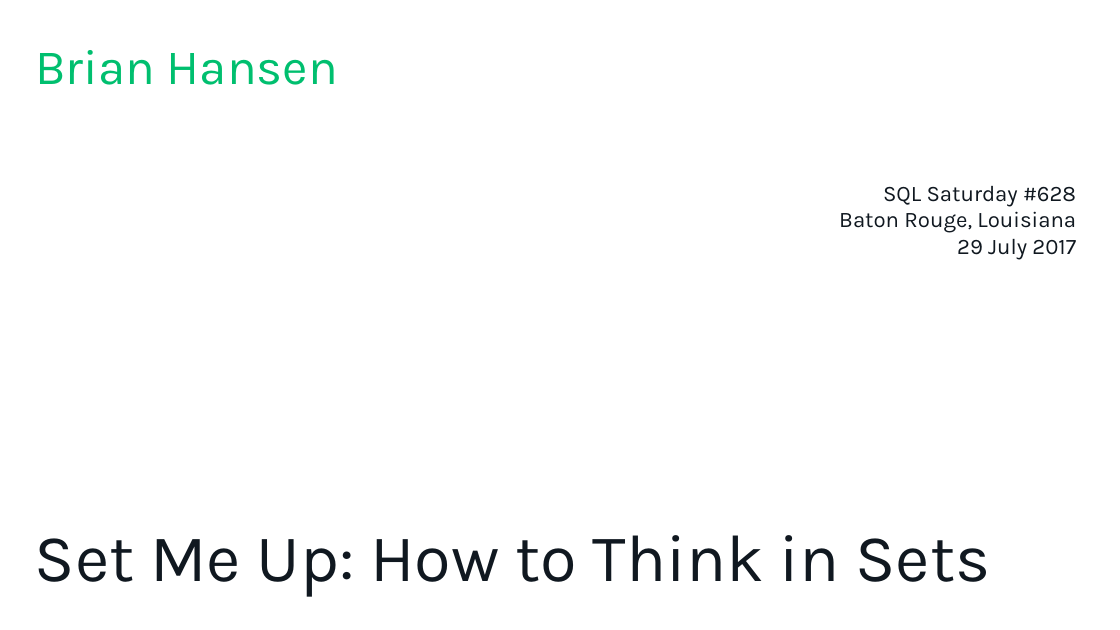
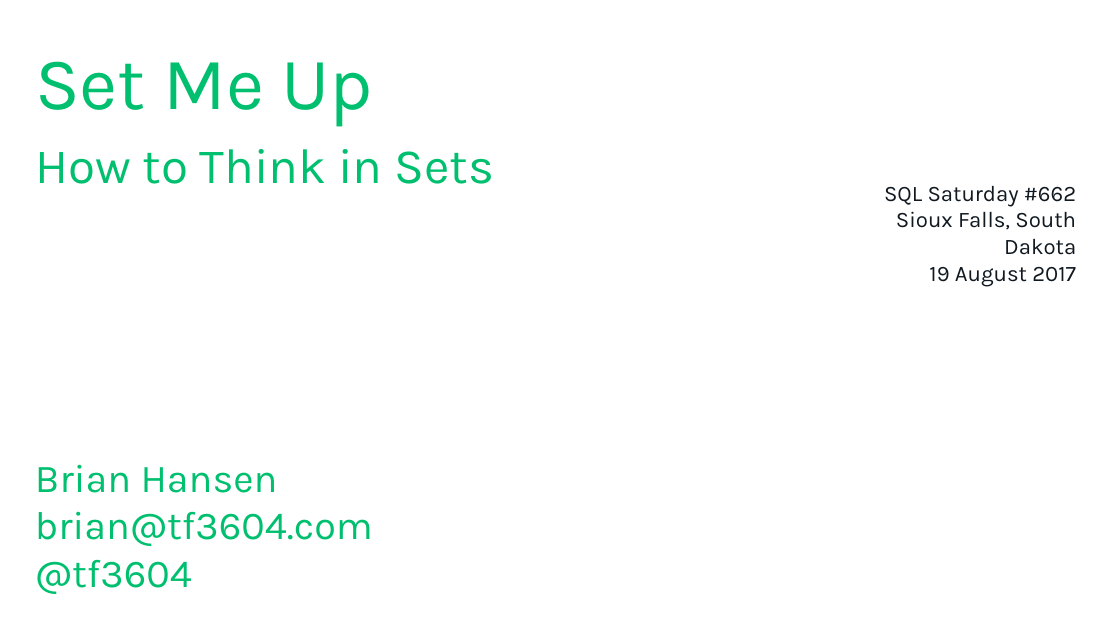
Before and after one commit to tf3604/SetMeUp, a slide deck: slide 1 of HowToThinkInSets.pptx. Drawn at 1120x630 pixels with LibreOffice and Linux fonts; fonts in the diff are those of the drawing; background and template pictures are left out. Boxes give left, top, right and bottom in pixels: in the first picture for what was removed or moved away, otherwise in the second. Text is boxed around its words. In the diff, an @@ line names an element or a change of style, - is before the commit and + after.

Commit message:
Change title slide for Sioux Falls 2017.

```diff
--- a/HowToThinkInSets.pptx
+++ b/HowToThinkInSets.pptx
@@ text at <box>35,61,494,184</box>: text changed @@
-Brian Hansen
+Set Me Up
+How to Think in Sets
@@ text at <box>884,186,1076,287</box>: text changed @@
-SQL Saturday #628
-Baton Rouge, Louisiana
-29 July 2017
+SQL Saturday #662
+Sioux Falls, South Dakota
+19 August 2017
@@ title at <box>35,464,373,594</box>: text changed; size 54 to 32 pt; text colour #101820 to #00BF6F @@
-Set Me Up: How to Think in Sets
+Brian Hansen
+brian@tf3604.com
+@tf3604
```
Also in this commit, not shown: 1 other file.
